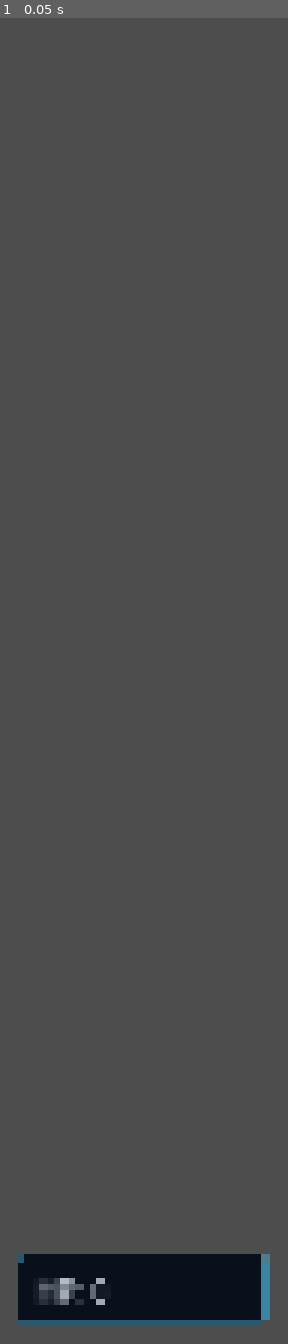
Above: before the commit, frame 1.
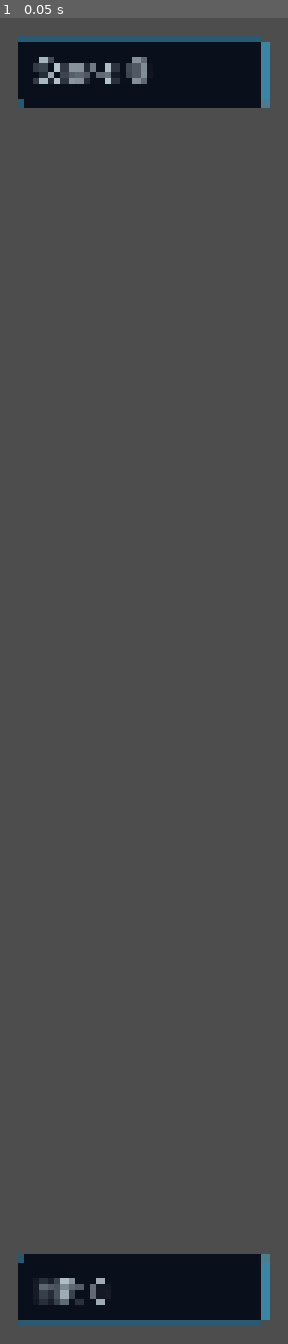
Above: after the commit, the same moment.

Repository: darthLeviN/space-attack-sample
Game: Godot game, scene res://ui/game_hud.tscn
Two runs of this game, one before a commit and one after it. Both use one fixed random seed, a clock stepped at 60 frames per second and the inputs below. This scene is started directly instead of the project's main scene.
Inputs:
- Up to frame 1 (0.05 s): no input

The runs differ from the first frame. In frame 1, 4.6% of the frame differs, in the area x 6-94%, y 1-7%.

Commit message:
wip

Diff:
--- /dev/null
+++ b/dev/interactive/enemy/enemy-check.gd
@@ -0,0 +1,39 @@
+extends Control
+
+const ENEMY_SCENE: PackedScene = preload("res://systems/enemies/enemy.tscn")
+const PLAYER_BULLET_SCENE: PackedScene = preload("res://systems/projectiles/player_bullet.tscn")
+
+@onready var _enemy_parent: Node = $EnemyParent
+var _enemy: Enemy
+
+
+func _ready() -> void:
+	_respawn_enemy()
+
+
+func _on_hit_enemy_button_pressed() -> void:
+	if not is_instance_valid(_enemy):
+		return
+
+	var bullet := PLAYER_BULLET_SCENE.instantiate() as PlayerBullet
+	if bullet == null:
+		return
+
+	_enemy_parent.add_child(bullet)
+	bullet.global_position = Vector2(_enemy.global_position.x, _enemy.global_position.y + 280.0)
+
+
+func _on_respawn_enemy_button_pressed() -> void:
+	_respawn_enemy()
+
+
+func _respawn_enemy() -> void:
+	if is_instance_valid(_enemy):
+		_enemy.despawn()
+
+	_enemy = ENEMY_SCENE.instantiate() as Enemy
+	if _enemy == null:
+		return
+
+	_enemy_parent.add_child(_enemy)
+	_enemy.position = Vector2(960.0, 440.0)
--- /dev/null
+++ b/dev/interactive/enemy/enemy-check.tscn
@@ -0,0 +1,61 @@
+[gd_scene load_steps=4 format=3]
+
+[ext_resource type="Script" path="res://dev/interactive/enemy/enemy-check.gd" id="1_script"]
+[ext_resource type="Script" path="res://globals/game_state.gd" id="2_game_state"]
+[ext_resource type="PackedScene" path="res://ui/score-display.tscn" id="3_score_display"]
+
+[node name="EnemyCheck" type="Control"]
+layout_mode = 3
+anchors_preset = 15
+anchor_right = 1.0
+anchor_bottom = 1.0
+grow_horizontal = 2
+grow_vertical = 2
+texture_filter = 1
+script = ExtResource("1_script")
+
+[node name="BlackBackground" type="ColorRect" parent="."]
+layout_mode = 1
+anchors_preset = 15
+anchor_right = 1.0
+anchor_bottom = 1.0
+grow_horizontal = 2
+grow_vertical = 2
+mouse_filter = 2
+color = Color(0, 0, 0, 1)
+
+[node name="GameState" type="Node" parent="."]
+script = ExtResource("2_game_state")
+
+[node name="EnemyParent" type="Node2D" parent="."]
+
+[node name="HudLayer" type="CanvasLayer" parent="."]
+
+[node name="ScoreDisplay" parent="HudLayer" instance=ExtResource("3_score_display")]
+
+[node name="HitEnemyButton" type="Button" parent="HudLayer"]
+anchors_preset = 1
+anchor_left = 1.0
+anchor_right = 1.0
+offset_left = -280.0
+offset_top = 24.0
+offset_right = -24.0
+offset_bottom = 76.0
+grow_horizontal = 0
+grow_vertical = 0
+text = "Fire Bullet at Enemy"
+
+[node name="RespawnEnemyButton" type="Button" parent="HudLayer"]
+anchors_preset = 1
+anchor_left = 1.0
+anchor_right = 1.0
+offset_left = -280.0
+offset_top = 88.0
+offset_right = -24.0
+offset_bottom = 140.0
+grow_horizontal = 0
+grow_vertical = 0
+text = "Respawn Enemy"
+
+[connection signal="pressed" from="HudLayer/HitEnemyButton" to="." method="_on_hit_enemy_button_pressed"]
+[connection signal="pressed" from="HudLayer/RespawnEnemyButton" to="." method="_on_respawn_enemy_button_pressed"]
--- a/dev/interactive/parallax-background/parallax-background.tscn
+++ b/dev/interactive/parallax-background/parallax-background.tscn
@@ -1,7 +1,67 @@
-[gd_scene load_steps=2 format=3]
+[gd_scene load_steps=3 format=3]
 
 [ext_resource type="PackedScene" path="res://systems/background/parallax_background.tscn" id="1_background"]
+[ext_resource type="Script" path="res://dev/interactive/parallax-background/parallax_background_preview.gd" id="2_preview"]
 
 [node name="ParallaxBackgroundPreview" type="Node2D"]
+script = ExtResource("2_preview")
 
 [node name="ParallaxBackground" parent="." instance=ExtResource("1_background")]
+
+[node name="PreviewControls" type="CanvasLayer" parent="."]
+layer = 2
+
+[node name="Panel" type="PanelContainer" parent="PreviewControls"]
+offset_left = 24.0
+offset_top = 24.0
+offset_right = 408.0
+offset_bottom = 160.0
+
+[node name="VBox" type="VBoxContainer" parent="PreviewControls/Panel"]
+layout_mode = 2
+
+[node name="Title" type="Label" parent="PreviewControls/Panel/VBox"]
+layout_mode = 2
+text = "Big Stars Layer Shift"
+
+[node name="XRow" type="HBoxContainer" parent="PreviewControls/Panel/VBox"]
+layout_mode = 2
+
+[node name="XLabel" type="Label" parent="PreviewControls/Panel/VBox/XRow"]
+custom_minimum_size = Vector2(18, 0)
+layout_mode = 2
+text = "X"
+
+[node name="XSlider" type="HSlider" parent="PreviewControls/Panel/VBox/XRow"]
+layout_mode = 2
+size_flags_horizontal = 3
+min_value = -1.0
+max_value = 1.0
+step = 0.01
+
+[node name="XValue" type="Label" parent="PreviewControls/Panel/VBox/XRow"]
+custom_minimum_size = Vector2(48, 0)
+layout_mode = 2
+text = "0.00"
+horizontal_alignment = 2
+
+[node name="YRow" type="HBoxContainer" parent="PreviewControls/Panel/VBox"]
+layout_mode = 2
+
+[node name="YLabel" type="Label" parent="PreviewControls/Panel/VBox/YRow"]
+custom_minimum_size = Vector2(18, 0)
+layout_mode = 2
+text = "Y"
+
+[node name="YSlider" type="HSlider" parent="PreviewControls/Panel/VBox/YRow"]
+layout_mode = 2
+size_flags_horizontal = 3
+min_value = -1.0
+max_value = 1.0
+step = 0.01
+
+[node name="YValue" type="Label" parent="PreviewControls/Panel/VBox/YRow"]
+custom_minimum_size = Vector2(48, 0)
+layout_mode = 2
+text = "0.00"
+horizontal_alignment = 2
--- /dev/null
+++ b/dev/interactive/parallax-background/parallax_background_preview.gd
@@ -0,0 +1,39 @@
+extends Node2D
+
+@onready var _background: CanvasLayer = $ParallaxBackground
+@onready var _x_slider: HSlider = $PreviewControls/Panel/VBox/XRow/XSlider
+@onready var _y_slider: HSlider = $PreviewControls/Panel/VBox/YRow/YSlider
+@onready var _x_value: Label = $PreviewControls/Panel/VBox/XRow/XValue
+@onready var _y_value: Label = $PreviewControls/Panel/VBox/YRow/YValue
+
+
+func _ready() -> void:
+	var shift: Vector2 = _background.get("big_stars_shift")
+	_x_slider.set_value_no_signal(shift.x)
+	_y_slider.set_value_no_signal(shift.y)
+	_update_value_labels(shift)
+	_x_slider.value_changed.connect(_on_x_slider_changed)
+	_y_slider.value_changed.connect(_on_y_slider_changed)
+
+
+func _on_x_slider_changed(value: float) -> void:
+	_set_shift_axis(0, value)
+
+
+func _on_y_slider_changed(value: float) -> void:
+	_set_shift_axis(1, value)
+
+
+func _set_shift_axis(axis: int, value: float) -> void:
+	var shift: Vector2 = _background.get("big_stars_shift")
+	if axis == 0:
+		shift.x = value
+	else:
+		shift.y = value
+	_background.set("big_stars_shift", shift)
+	_update_value_labels(shift)
+
+
+func _update_value_labels(shift: Vector2) -> void:
+	_x_value.text = "%.2f" % shift.x
+	_y_value.text = "%.2f" % shift.y
--- a/globals/game_state.gd
+++ b/globals/game_state.gd
@@ -2,3 +2,15 @@
 extends Node
 
 var player_ship: PlayerShip
+var score: int = 0
+
+
+func _enter_tree() -> void:
+	add_to_group(&"game_state")
+	if not is_instance_valid(Globals.game_state):
+		Globals.game_state = self
+
+
+func _exit_tree() -> void:
+	if Globals.game_state == self:
+		Globals.game_state = null
--- /dev/null
+++ b/systems/background/parallax_background.gd
@@ -0,0 +1,94 @@
+extends CanvasLayer
+class_name ParallaxBackgroundSystem
+
+const SCREEN_TILE_SIZE := 512.0
+const BASE_ANIMATION_LENGTH := 240.0
+const SPEED_TWEEN_DURATION := 1.5
+
+@export_range(0.0, 0.5, 0.01) var speed_variation_range := 0.2
+@export_range(1.0, 15.0, 0.5) var speed_change_interval_min := 2.5
+@export_range(1.0, 15.0, 0.5) var speed_change_interval_max := 6.0
+@export var big_stars_shift := Vector2.ZERO:
+	set(value):
+		big_stars_shift = value.clamp(Vector2(-1.0, -1.0), Vector2(1.0, 1.0))
+		_apply_big_stars_shift()
+
+@onready var _far_layer: Node2D = $Background/FarLayer
+@onready var _big_stars_layer: Node2D = $Background/BigStarsLayer
+@onready var _far_animation: AnimationPlayer = $Background/FarAnimationPlayer
+@onready var _big_stars_animation: AnimationPlayer = $Background/BigStarsAnimationPlayer
+
+var _rng := RandomNumberGenerator.new()
+var _far_random_offset := Vector2.ZERO
+var _big_stars_random_offset := Vector2.ZERO
+var _far_speed_change_in := 0.0
+var _big_stars_speed_change_in := 0.0
+var _far_speed_tween: Tween
+var _big_stars_speed_tween: Tween
+
+
+func _ready() -> void:
+	_rng.randomize()
+	_far_random_offset = _random_tile_offset()
+	_big_stars_random_offset = _random_tile_offset()
+	_far_layer.position = _far_random_offset
+	_apply_big_stars_shift()
+	_randomize_animation_phase(_far_animation)
+	_randomize_animation_phase(_big_stars_animation)
+	_far_animation.speed_scale = _random_speed_scale()
+	_big_stars_animation.speed_scale = _random_speed_scale()
+	_far_speed_change_in = _random_speed_change_interval()
+	_big_stars_speed_change_in = _random_speed_change_interval()
+	get_viewport().size_changed.connect(_apply_big_stars_shift)
+
+
+func _process(delta: float) -> void:
+	_far_speed_change_in -= delta
+	if _far_speed_change_in <= 0.0:
+		_far_speed_tween = _tween_speed(_far_speed_tween, _far_animation)
+		_far_speed_change_in = _random_speed_change_interval()
+
+	_big_stars_speed_change_in -= delta
+	if _big_stars_speed_change_in <= 0.0:
+		_big_stars_speed_tween = _tween_speed(_big_stars_speed_tween, _big_stars_animation)
+		_big_stars_speed_change_in = _random_speed_change_interval()
+
+
+func _apply_big_stars_shift() -> void:
+	if not is_node_ready():
+		return
+	var viewport_size := get_viewport().get_visible_rect().size
+	_big_stars_layer.position = big_stars_shift * viewport_size + _big_stars_random_offset
+
+
+func _random_tile_offset() -> Vector2:
+	return Vector2(
+		_rng.randf_range(-SCREEN_TILE_SIZE, SCREEN_TILE_SIZE),
+		_rng.randf_range(-SCREEN_TILE_SIZE, SCREEN_TILE_SIZE)
+	)
+
+
+func _randomize_animation_phase(player: AnimationPlayer) -> void:
+	player.play(&"drift")
+	player.seek(_rng.randf_range(0.0, BASE_ANIMATION_LENGTH), true)
+
+
+func _random_speed_scale() -> float:
+	var variation := clampf(speed_variation_range, 0.0, 0.5)
+	return _rng.randf_range(1.0 - variation, 1.0 + variation)
+
+
+func _random_speed_change_interval() -> float:
+	var lower := minf(speed_change_interval_min, speed_change_interval_max)
+	var upper := maxf(speed_change_interval_min, speed_change_interval_max)
+	return _rng.randf_range(lower, upper)
+
+
+func _tween_speed(previous_tween: Tween, player: AnimationPlayer) -> Tween:
+	if is_instance_valid(previous_tween) and previous_tween.is_running():
+		previous_tween.kill()
+	var tween := create_tween()
+	var speed_tween := tween.tween_property(player, "speed_scale", _random_speed_scale(), SPEED_TWEEN_DURATION)
+	speed_tween.set_trans(Tween.TRANS_SINE)
+	speed_tween.set_ease(Tween.EASE_IN_OUT)
+	return tween
--- a/systems/background/parallax_background.tscn
+++ b/systems/background/parallax_background.tscn
@@ -1,44 +1,56 @@
-[gd_scene load_steps=6 format=3]
+[gd_scene load_steps=8 format=3]
 
 [ext_resource type="Texture2D" path="res://assets/backgrounds/space-far-stars.png" id="1_far_stars"]
 [ext_resource type="Texture2D" path="res://assets/backgrounds/space-near-stars.png" id="2_near_stars"]
+[ext_resource type="Script" path="res://systems/background/parallax_background.gd" id="3_script"]
 
-[sub_resource type="Animation" id="Animation_drift"]
+[sub_resource type="Animation" id="Animation_far_drift"]
 resource_name = "drift"
 length = 240.0
 loop_mode = 1
 tracks/0/type = "value"
 tracks/0/imported = false
 tracks/0/enabled = true
-tracks/0/path = NodePath("FarStars:position")
+tracks/0/path = NodePath("FarLayer/FarDrift:position")
 tracks/0/interp = 1
 tracks/0/loop_wrap = true
 tracks/0/keys = {
 "times": PackedFloat32Array(0.0, 240.0),
 "transitions": PackedFloat32Array(1.0, 1.0),
 "update": 0,
-"values": [Vector2(0, 0), Vector2(0, -256)]
+"values": [Vector2(0, 0), Vector2(0, -1024)]
 }
-tracks/1/type = "value"
-tracks/1/imported = false
-tracks/1/enabled = true
-tracks/1/path = NodePath("NearStars:position")
-tracks/1/interp = 1
-tracks/1/loop_wrap = true
-tracks/1/keys = {
+
+[sub_resource type="Animation" id="Animation_big_stars_drift"]
+resource_name = "drift"
+length = 240.0
+loop_mode = 1
+tracks/0/type = "value"
+tracks/0/imported = false
+tracks/0/enabled = true
+tracks/0/path = NodePath("BigStarsLayer/BigStarsDrift:position")
+tracks/0/interp = 1
+tracks/0/loop_wrap = true
+tracks/0/keys = {
 "times": PackedFloat32Array(0.0, 240.0),
 "transitions": PackedFloat32Array(1.0, 1.0),
 "update": 0,
-"values": [Vector2(0, 0), Vector2(0, -512)]
+"values": [Vector2(0, 0), Vector2(0, -2048)]
 }
 
-[sub_resource type="AnimationLibrary" id="AnimationLibrary_drift"]
+[sub_resource type="AnimationLibrary" id="AnimationLibrary_far_drift"]
 _data = {
-&"drift": SubResource("Animation_drift")
+&"drift": SubResource("Animation_far_drift")
+}
+
+[sub_resource type="AnimationLibrary" id="AnimationLibrary_big_stars_drift"]
+_data = {
+&"drift": SubResource("Animation_big_stars_drift")
 }
 
 [node name="ParallaxBackground" type="CanvasLayer"]
 layer = -1
+script = ExtResource("3_script")
 
 [node name="Background" type="Control" parent="."]
 layout_mode = 3
@@ -59,38 +71,48 @@
 mouse_filter = 2
 color = Color(0.0156863, 0.0431373, 0.0901961, 1)
 
-[node name="FarStars" type="TextureRect" parent="Background"]
-anchors_preset = 15
-anchor_right = 1.0
-anchor_bottom = 1.0
-offset_bottom = 128.0
-grow_horizontal = 2
-grow_vertical = 2
+[node name="FarLayer" type="Node2D" parent="Background"]
+
+[node name="FarDrift" type="Node2D" parent="Background/FarLayer"]
+
+[node name="FarStars" type="TextureRect" parent="Background/FarLayer/FarDrift"]
+offset_left = -1024.0
+offset_top = -1024.0
+offset_right = 1024.0
+offset_bottom = 1024.0
 texture_filter = 1
-expand_mode = 1
+expand_mode = 0
 stretch_mode = 1
-scale = Vector2(4, 4)
+scale = Vector2(8, 8)
 texture = ExtResource("1_far_stars")
 modulate = Color(0.66, 0.78, 1, 0.7)
 mouse_filter = 2
 
-[node name="NearStars" type="TextureRect" parent="Background"]
-anchors_preset = 15
-anchor_right = 1.0
-anchor_bottom = 1.0
-offset_bottom = 128.0
-grow_horizontal = 2
-grow_vertical = 2
+[node name="BigStarsLayer" type="Node2D" parent="Background"]
+
+[node name="BigStarsDrift" type="Node2D" parent="Background/BigStarsLayer"]
+
+[node name="NearStars" type="TextureRect" parent="Background/BigStarsLayer/BigStarsDrift"]
+offset_left = -3072.0
+offset_top = -3072.0
+offset_right = 1024.0
+offset_bottom = 1024.0
 texture_filter = 1
-expand_mode = 1
+expand_mode = 0
 stretch_mode = 1
-scale = Vector2(4, 4)
+scale = Vector2(8, 8)
 texture = ExtResource("2_near_stars")
 modulate = Color(1, 1, 1, 0.85)
 mouse_filter = 2
 
-[node name="AnimationPlayer" type="AnimationPlayer" parent="Background"]
+[node name="FarAnimationPlayer" type="AnimationPlayer" parent="Background"]
 libraries = {
-"": SubResource("AnimationLibrary_drift")
+"": SubResource("AnimationLibrary_far_drift")
 }
 autoplay = &"drift"
+
+[node name="BigStarsAnimationPlayer" type="AnimationPlayer" parent="Background"]
+libraries = {
+"": SubResource("AnimationLibrary_big_stars_drift")
+}
+autoplay = &"drift"
--- /dev/null
+++ b/systems/enemies/enemy.gd
@@ -0,0 +1,63 @@
+extends Area2D
+class_name Enemy
+
+enum EnemyType {
+	DEBUG,
+	NORMAL,
+	ELITE,
+}
+
+const SFX_PLAYER_SCENE: PackedScene = preload("res://systems/audio/sfx_player.tscn")
+const ENEMY_HIT_SOUND: AudioStream = preload("res://assets/audio/game/player-hit.ogg")
+const ENEMY_DESTROYED_SOUND: AudioStream = preload("res://assets/audio/game/enemy-destroyed.ogg")
+
+@export var enemy_type: EnemyType = EnemyType.DEBUG
+@export_range(1, 10, 1) var max_hp: int = 3
+
+var hp: int = 3
+var _defeated := false
+
+
+func _ready() -> void:
+	add_to_group(&"enemies")
+	hp = 3 if enemy_type == EnemyType.DEBUG else max_hp
+
+
+func take_damage(amount: int = 1) -> void:
+	if amount <= 0 or _defeated:
+		return
+
+	hp = maxi(0, hp - amount)
+	if hp > 0:
+		_play_sound(ENEMY_HIT_SOUND)
+		return
+
+	_defeated = true
+	_play_sound(ENEMY_DESTROYED_SOUND)
+	_add_score()
+	queue_free()
+
+
+func despawn() -> void:
+	_defeated = true
+	queue_free()
+
+
+func _add_score() -> void:
+	var game_state: GameState = Globals.game_state
+	if not is_instance_valid(game_state):
+		game_state = get_tree().get_first_node_in_group(&"game_state") as GameState
+	if is_instance_valid(game_state):
+		game_state.score += 1
+
+
+func _play_sound(sound: AudioStream) -> void:
+	var sfx := SFX_PLAYER_SCENE.instantiate() as AudioStreamPlayer
+	if sfx == null:
+		return
+
+	sfx.stream = sound
+	var sfx_parent := get_tree().current_scene
+	if sfx_parent == null:
+		sfx_parent = get_tree().root
+	sfx_parent.add_child(sfx)
--- /dev/null
+++ b/systems/enemies/enemy.tscn
@@ -0,0 +1,20 @@
+[gd_scene load_steps=4 format=3]
+
+[ext_resource type="Script" path="res://systems/enemies/enemy.gd" id="1_script"]
+[ext_resource type="Texture2D" path="res://assets/sprites/enemies/enemy-scout.png" id="2_texture"]
+
+[sub_resource type="RectangleShape2D" id="RectangleShape2D_collision"]
+size = Vector2(54, 48)
+
+[node name="Enemy" type="Area2D" groups=["enemies"]]
+collision_layer = 1
+collision_mask = 0
+script = ExtResource("1_script")
+
+[node name="Sprite" type="Sprite2D" parent="."]
+texture_filter = 1
+scale = Vector2(3, 3)
+texture = ExtResource("2_texture")
+
+[node name="CollisionShape2D" type="CollisionShape2D" parent="."]
+shape = SubResource("RectangleShape2D_collision")
--- a/systems/player/player_ship.gd
+++ b/systems/player/player_ship.gd
@@ -4,6 +4,7 @@
 const PLAYER_BULLET_SCENE: PackedScene = preload("res://systems/projectiles/player_bullet.tscn")
 const SFX_PLAYER_SCENE: PackedScene = preload("res://systems/audio/sfx_player.tscn")
 const PLAYER_SHOOT_SOUND: AudioStream = preload("res://assets/audio/game/player-shoot.ogg")
+const PLAYER_HIT_SOUND: AudioStream = preload("res://assets/audio/game/player-hit.ogg")
 const MOVE_SPEED := 450.0
 const MOVEMENT_MIN := Vector2(32.0, 720.0)
 const MOVEMENT_MAX := Vector2(1888.0, 1016.0)
@@ -46,7 +47,11 @@
 	var player_ship := scene_tree.get_first_node_in_group(&"player_ship") as PlayerShip
 	if player_ship == null:
 		return
-	player_ship.hp = maxi(0, player_ship.hp - amount)
+	var new_hp := maxi(0, player_ship.hp - amount)
+	if new_hp == player_ship.hp:
+		return
+	player_ship.hp = new_hp
+	player_ship._play_sfx(PLAYER_HIT_SOUND)
 
 
 func _ready() -> void:
@@ -105,6 +110,13 @@
 	bullet_parent.add_child(bullet)
 	bullet.global_position = _sprite.to_global(Vector2(0.0, -_sprite.texture.get_height() / 2.0))
 
-	var shoot_sfx := SFX_PLAYER_SCENE.instantiate() as AudioStreamPlayer
-	shoot_sfx.stream = PLAYER_SHOOT_SOUND
-	bullet_parent.add_child(shoot_sfx)
+	_play_sfx(PLAYER_SHOOT_SOUND)
+
+
+func _play_sfx(stream: AudioStream) -> void:
+	var sfx_player := SFX_PLAYER_SCENE.instantiate() as AudioStreamPlayer
+	sfx_player.stream = stream
+	var sfx_parent := get_tree().current_scene
+	if sfx_parent == null:
+		sfx_parent = get_tree().root
+	sfx_parent.add_child(sfx_player)
--- a/systems/projectiles/player_bullet.gd
+++ b/systems/projectiles/player_bullet.gd
@@ -17,7 +17,10 @@
 		queue_free()
 
 
-func _on_area_entered(_area: Area2D) -> void:
+func _on_area_entered(area: Area2D) -> void:
+	var enemy := area as Enemy
+	if enemy != null:
+		enemy.take_damage(1)
 	queue_free()
 
 
--- a/ui/game_hud.tscn
+++ b/ui/game_hud.tscn
@@ -1,7 +1,10 @@
-[gd_scene load_steps=2 format=3]
+[gd_scene load_steps=3 format=3]
 
 [ext_resource type="PackedScene" path="res://ui/player-health-display.tscn" id="1_player_health"]
+[ext_resource type="PackedScene" path="res://ui/score-display.tscn" id="2_score_display"]
 
 [node name="GameHUD" type="CanvasLayer"]
 
 [node name="PlayerHealthDisplay" parent="." instance=ExtResource("1_player_health")]
+
+[node name="ScoreDisplay" parent="." instance=ExtResource("2_score_display")]
--- /dev/null
+++ b/ui/score-display.gd
@@ -0,0 +1,19 @@
+extends PanelContainer
+class_name ScoreDisplay
+
+@onready var _score_label: Label = $ScoreLabel
+
+var _displayed_score := -1
+
+
+func _process(_delta: float) -> void:
+	var game_state: GameState = Globals.game_state
+	if not is_instance_valid(game_state) or not game_state.is_inside_tree():
+		game_state = get_tree().get_first_node_in_group(&"game_state") as GameState
+
+	var current_score := game_state.score if is_instance_valid(game_state) else 0
+	if current_score == _displayed_score:
+		return
+
+	_displayed_score = current_score
+	_score_label.text = "Score: %d" % current_score
--- /dev/null
+++ b/ui/score-display.tscn
@@ -0,0 +1,34 @@
+[gd_scene load_steps=3 format=3]
+
+[ext_resource type="Script" path="res://ui/score-display.gd" id="1_script"]
+
+[sub_resource type="StyleBoxFlat" id="StyleBoxFlat_panel"]
+bg_color = Color(0.0156863, 0.0431373, 0.0901961, 0.92)
+border_color = Color(0.294118, 0.670588, 0.819608, 1)
+border_width_left = 2
+border_width_top = 2
+border_width_right = 2
+border_width_bottom = 2
+corner_radius_top_left = 4
+corner_radius_top_right = 4
+corner_radius_bottom_right = 4
+corner_radius_bottom_left = 4
+content_margin_left = 14.0
+content_margin_top = 8.0
+content_margin_right = 14.0
+content_margin_bottom = 8.0
+
+[node name="ScoreDisplay" type="PanelContainer"]
+offset_left = 28.0
+offset_top = 24.0
+offset_right = 228.0
+offset_bottom = 82.0
+mouse_filter = 2
+theme_override_styles/panel = SubResource("StyleBoxFlat_panel")
+script = ExtResource("1_script")
+
+[node name="ScoreLabel" type="Label" parent="."]
+layout_mode = 2
+theme_override_colors/font_color = Color(0.905882, 0.960784, 1, 1)
+theme_override_font_sizes/font_size = 24
+text = "Score: 0"
Not shown, added: dev/interactive/enemy/enemy-check.gd.uid
Not shown, added: dev/interactive/parallax-background/parallax_background_preview.gd.uid
Not shown, added: systems/background/parallax_background.gd.uid
Not shown, added: systems/enemies/enemy.gd.uid
Not shown, added: ui/score-display.gd.uid
Not shown, changed: AGENTS.md
Not shown, changed: AI_DOCS.md
Not shown, changed: memory.md
